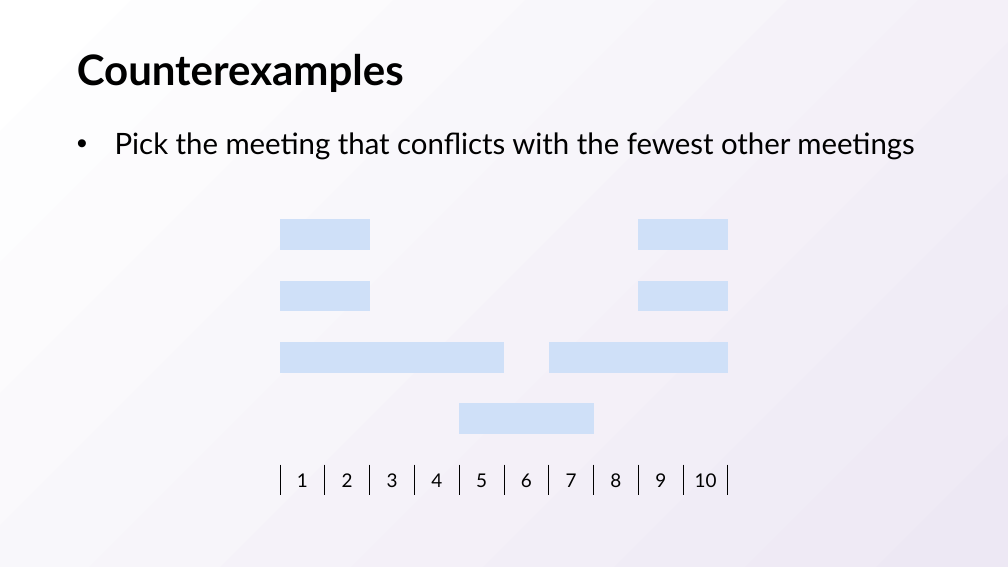
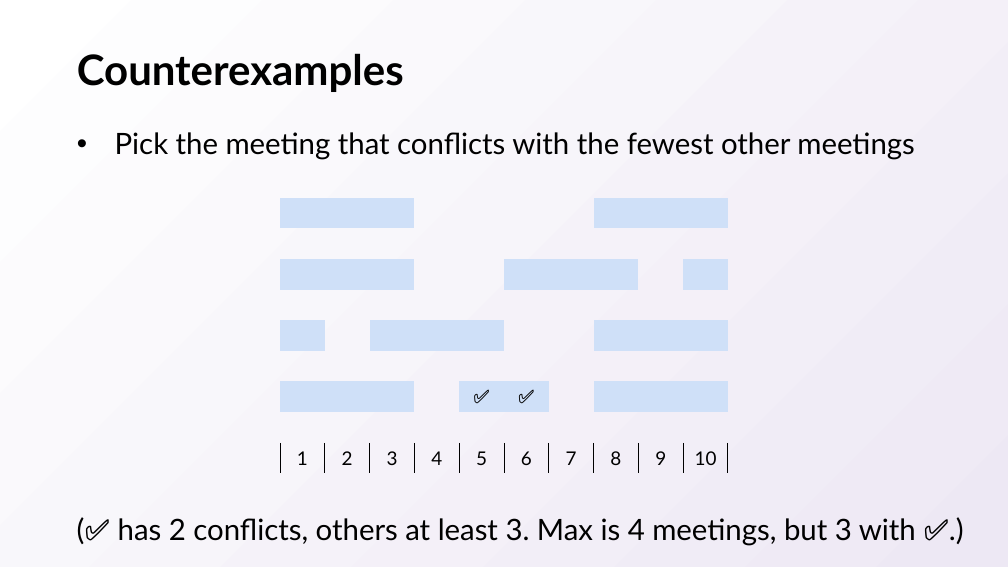
Before and after one commit to natebrunelle/cse417, a slide deck: slide 24 of markdown/files/slides/18.pptx. Drawn at 1008x567 pixels with LibreOffice and Linux fonts; fonts in the diff are those of the drawing. Boxes give left, top, right and bottom in pixels: in the first picture for what was removed or moved away, otherwise in the second. Text is boxed around its words. In the diff, an @@ line names an element or a change of style, - is before the commit and + after.

```diff
--- a/markdown/files/slides/18.pptx
+++ b/markdown/files/slides/18.pptx
@@ table at (280,197,726,473) @@
-row 7, column 5: 
+row 7, column 5: ✅
-row 7, column 6: 
+row 7, column 6: ✅
@@ table: place and size @@
-table at (280,219,726,495)
+table at (280,197,726,473)
@@ text added at (118,518,916,546), 28 pt, text #000000 @@
+(✅ has 2 conflicts, others at least 3. Max is 4 meetings, but 3 with ✅.)
```
Also in this commit, not shown: 4 other files.
